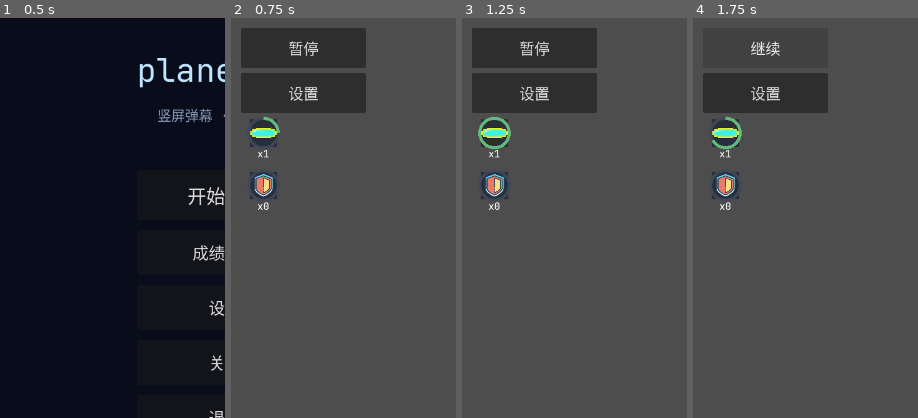
Above: before the commit, frames 1-4 (left to right).
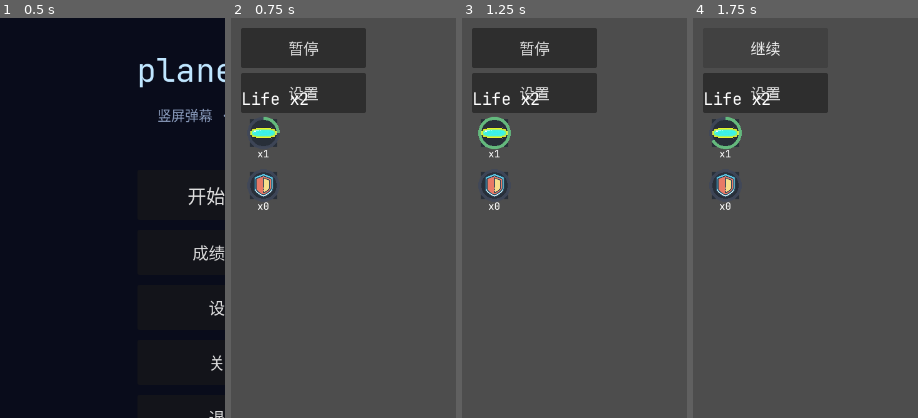
Above: after the commit, the same moments.

Repository: qingzhixing/plane-war
Game: Godot game, scene res://scenes/MainMenu.tscn
The game is run twice, just before and just after one commit, with the same random seed, the same clock (stepped at 60 frames per second) and the same inputs. Sound files missing from this copy of the repository are replaced by a short silence.
Inputs:
- Up to frame 1 (0.5 s): no input
- Up to frame 2 (0.75 s): click "开始游戏" at 0.5 s
- Up to frame 3 (1.25 s): no input
- Up to frame 4 (1.75 s): click "暂停" at 1.25 s
The pictures show only the part of the screen within x 0-50%, y 0-50%; the shares and areas given below are measured in that part.

Frame 1 is identical in both runs. In frame 2, 0.3% of the frame differs, in the area x 5-35%, y 18-22%; in frame 3, 0.3%; in frame 4, 0.3%.

Commit message:
🎮 ADD: 玩家两条命与受击连击衰减
Made-with: Cursor

Diff:
--- a/scripts/hud.gd
+++ b/scripts/hud.gd
@@ -38,6 +38,7 @@
 var _side_weapon_slots: Dictionary = {}  # weapon_id String -> SideWeaponCdSlot
 var _side_weapon_textures: Dictionary = {}  # weapon_id -> Texture2D
 var _spell_cd_slot: Control = null
+var _lives_label: Label = null
 
 const STATUS_SLOT_SCENE: PackedScene = preload("res://scenes/ui/StatusSlot.tscn")
 
@@ -77,6 +78,7 @@
 	_ensure_side_weapon_textures()
 	_ensure_side_weapon_cd_panel()
 	_ensure_left_slots_panel()
+	_ensure_lives_label()
 
 func _process(delta: float) -> void:
 	if is_instance_valid(_main) and _main.has_method("get_wave"):
@@ -120,6 +122,7 @@
 		if _dps_label != null:
 			_dps_label.text = "DPS: %.0f  Max: %.0f" % [cur, max_val]
 		_update_spell_button()
+		_update_lives_label()
 	_update_left_slots()
 	_update_side_weapon_cd_slots()
 
@@ -510,6 +513,37 @@
 		slot_node.set_count(n)
 
 
+func _ensure_lives_label() -> void:
+	var root := get_node_or_null("Root") as Control
+	if root == null or _lives_label != null:
+		return
+	_lives_label = Label.new()
+	_lives_label.name = "LivesLabel"
+	_lives_label.mouse_filter = Control.MOUSE_FILTER_IGNORE
+	_lives_label.add_theme_font_size_override("font_size", 26)
+	_lives_label.horizontal_alignment = HORIZONTAL_ALIGNMENT_LEFT
+	_lives_label.vertical_alignment = VERTICAL_ALIGNMENT_CENTER
+	_lives_label.anchor_left = 0.0
+	_lives_label.anchor_right = 0.0
+	_lives_label.anchor_top = 0.0
+	_lives_label.anchor_bottom = 0.0
+	_lives_label.offset_left = 16.0
+	_lives_label.offset_top = 112.0
+	_lives_label.offset_right = 200.0
+	_lives_label.offset_bottom = 146.0
+	root.add_child(_lives_label)
+
+
+func _update_lives_label() -> void:
+	if _lives_label == null or not is_instance_valid(_main):
+		return
+	if not _main.has_method("get_lives_remaining"):
+		_lives_label.text = ""
+		return
+	var lives: int = _main.get_lives_remaining()
+	_lives_label.text = "Life x%d" % maxi(0, lives)
+
+
 func _update_spell_cd_slot() -> void:
 	if _spell_cd_slot == null or not is_instance_valid(_main):
 		return
--- a/scripts/main.gd
+++ b/scripts/main.gd
@@ -29,6 +29,7 @@
 var _combo_gain_per_hit: int = 1
 var _combo_guard_charges: int = 0
 var _last_combo_buff_tier: int = -1
+var _lives_remaining: int = 2
 var _spell_cooldown_scale: float = 1.0
 ## 一次性：自动符卡
 var _spell_auto: bool = false
@@ -404,6 +405,10 @@
 	return _combo_guard_charges
 
 
+func get_lives_remaining() -> int:
+	return _lives_remaining
+
+
 func on_player_hit() -> void:
 	var audio := get_tree().get_first_node_in_group("audio_manager")
 	if audio != null and audio.has_method("play_player_hurt"):
@@ -417,8 +422,19 @@
 			if p_hit.has_method("set_combo_guard_shield_visible"):
 				p_hit.set_combo_guard_shield_visible(_combo_guard_charges > 0)
 		return
+	# 扣命：稳态护盾未挡下时，实际消耗一条命；命耗尽后下次受击直接结算本局
+	if _lives_remaining > 0:
+		_lives_remaining -= 1
+	else:
+		get_tree().call_group("game_over_ui", "show_game_over")
+		return
+	# 受击对连击的惩罚：Combo ×0.7 向下取整，小于等于 0 视为连击断档
 	if combo > 0:
-		combo = 0
+		var new_combo := int(floor(float(combo) * 0.7))
+		if new_combo <= 0:
+			combo = 0
+		else:
+			combo = new_combo
 
 
 func _on_successful_hit() -> void:
